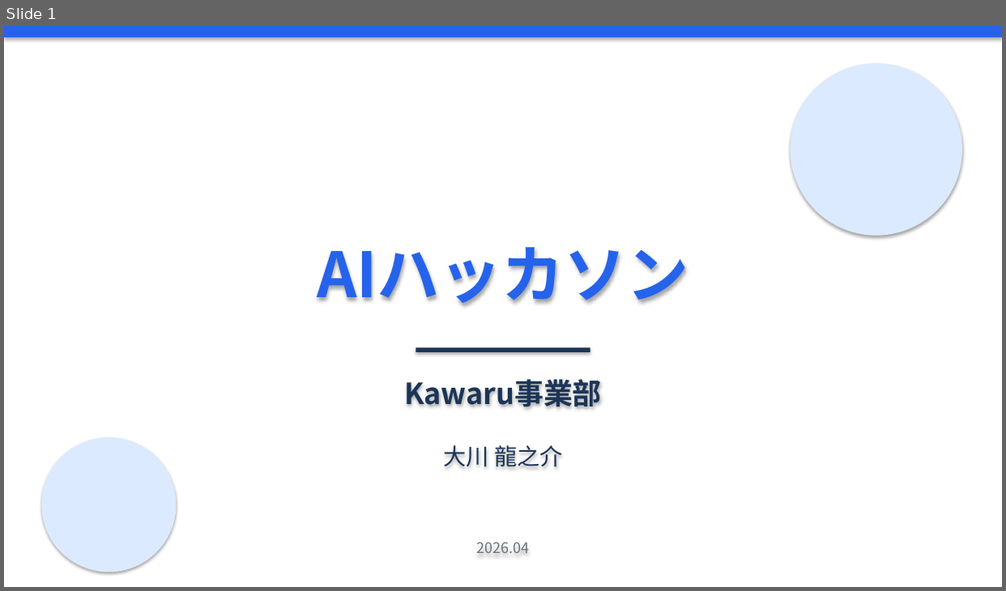
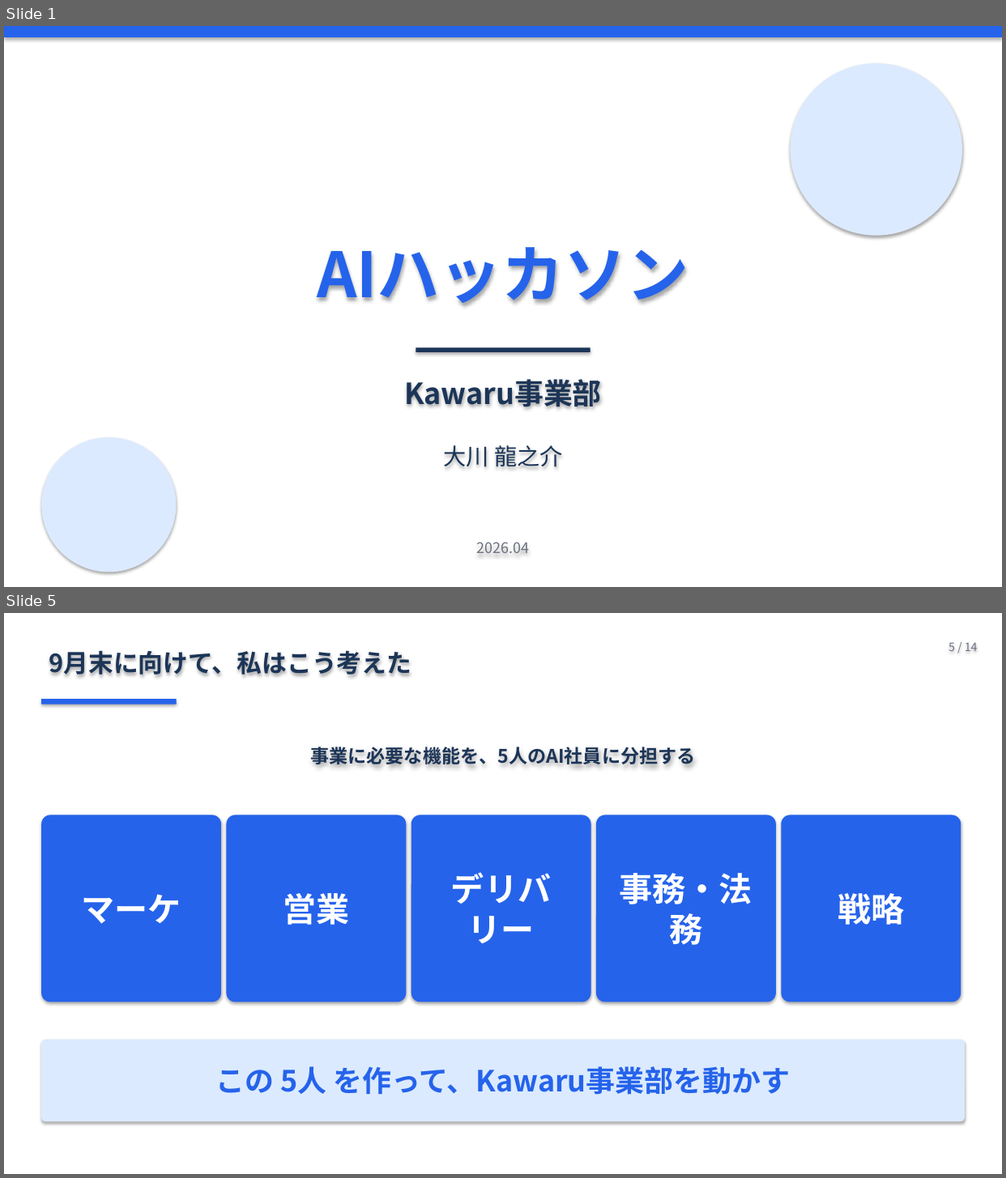
Before and after one commit to Ryunosuke-Okawa/Ryunosuke-n1, a slide deck: strategy/AI社員5人_発表_20260426.pptx. Shown one above the other, each under a label of ours: slide 1 before the commit, slides 1 and 5 after it; the slides between them are not shown. The pictures are 1006x591 and 1006x1178 pixels, drawn with LibreOffice and Linux fonts; fonts in the diff are those of the drawing. Boxes give left, top, right and bottom in pixels: in the first picture for what was removed or moved away, otherwise in the second. Text is boxed around its words. In the diff, an @@ line names an element or a change of style, - is before the commit and + after.

```diff
--- a/strategy/AI社員5人_発表_20260426.pptx
+++ b/strategy/AI社員5人_発表_20260426.pptx
@@ slide 5 added at [4,613,1002,1174], background #FFFFFF @@
@@ rectangle added at [4,613,1002,1174], fill #FFFFFF @@
@@ text added at [49,651,411,676], 24 pt, text #1C3557, bold @@
+9月末に向けて、私はこう考えた
@@ text added at [948,643,978,651], 11 pt, text #6B7280 @@
+5 / 14
@@ rectangle added at [41,699,177,705], fill #2563EB @@
@@ text added at [310,747,695,764], 18 pt, text #1C3557, bold @@
+事業に必要な機能を、5人のAI社員に分担する
@@ rounded rectangle added at [41,815,221,1003], fill #2563EB, 32 pt, text #FFFFFF, bold @@
+マーケ
@@ rounded rectangle added at [226,815,406,1003], fill #2563EB, 32 pt, text #FFFFFF, bold @@
+営業
@@ rounded rectangle added at [411,815,591,1003], fill #2563EB, 32 pt, text #FFFFFF, bold @@
+デリバリー
@@ rounded rectangle added at [596,815,776,1003], fill #2563EB, 32 pt, text #FFFFFF, bold @@
+事務・法務
@@ rounded rectangle added at [781,815,961,1003], fill #2563EB, 32 pt, text #FFFFFF, bold @@
+戦略
@@ rounded rectangle added at [41,1040,965,1122], fill #DBEAFE, 28 pt, text #2563EB, bold @@
+この 5人 を作って、Kawaru事業部を動かす
```
Also in this commit, not shown: 12 slides changed, 1 other file.
